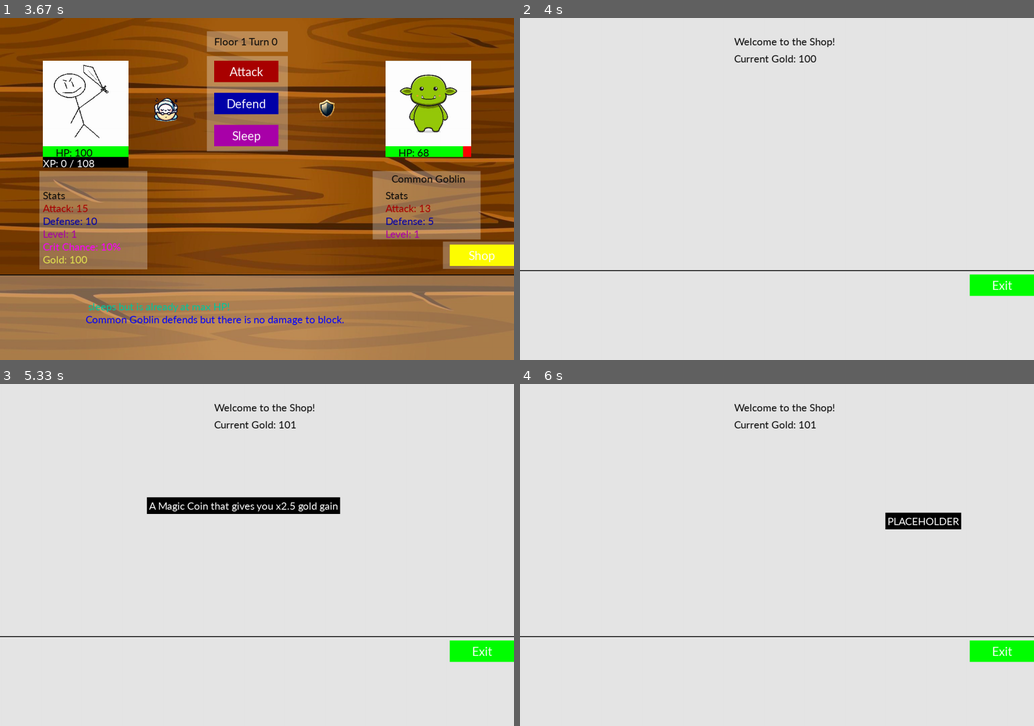
Above: before the commit, frames 1-4 (two rows, left to right).
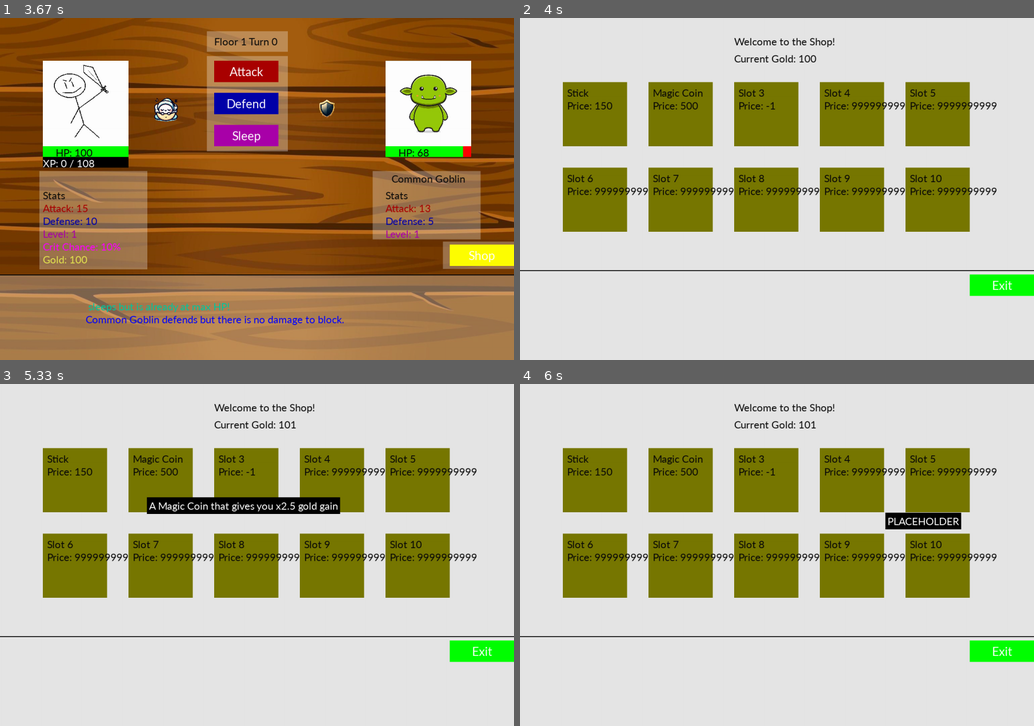
Above: after the commit, the same moments.

Repository: Krybto1/EBBS
Game: pygame game, started from pygame/pygame_ver.py
The game is run twice, just before and just after one commit, with the same random seed, the same clock (stepped at 60 frames per second) and the same inputs.
Inputs (mouse positions are in pixels of both pictures, inside the frame that each line leads up to):
- Up to frame 1 (3.67 s): click "Enter" at 0.38 s; click "Attack" at 0.72 s; click "Sleep" at 1.73 s; click "Common Goblin" at 2.05 s; click (241, 130) at 2.38 s; tap Space at 2.67 s; click (390, 158) at 3.05 s; click "HP: 68" at 3.38 s
- Up to frame 2 (4 s): click "Shop" at 3.72 s
- Up to frame 3 (5.33 s): click (246, 479) at 4.05 s, where only the run after the commit has a clickable "Slot 3"; click (102, 438) at 4.38 s; click (133, 616) at 4.72 s; click (143, 493) at 5.05 s
- Up to frame 4 (6 s): click (622, 681) at 5.38 s; click (884, 510) at 5.72 s

Frame 1 is identical in both runs. In frame 2, 24% of the frame differs, in the area x 8-93%, y 18-63%; in frame 3, 23%; in frame 4, 24%.

Commit message:
removed fix

Diff:
--- a/pygame/pygame_ver.py
+++ b/pygame/pygame_ver.py
@@ -90,8 +90,6 @@
 
 def enter_shop(screen, shop_screen, font, Knight1, Shop_Exit_Button):
     global shop_active, shop_items
-    # Draw background boxes for shop items
-    shop_item_objects = Classes.draw_shop_items(shop_screen, shop_items, font, (100, 150), (150, 150), 50)
     shop_active = True
     while shop_active:
         mouse_pos = pygame.mouse.get_pos()
@@ -112,6 +110,9 @@
         shop_screen.blit(font.render(f"Welcome to the Shop!", 1, (10, 10, 10)), (500, 40))
         shop_screen.blit(font.render(f"Current Gold: {Knight1.get_gold()}", 1, (10, 10, 10)), (500, 80))
         Shop_Exit_Button.draw(shop_screen)
+
+        # Draw background boxes for shop items
+        shop_item_objects = Classes.draw_shop_items(shop_screen, shop_items, font, (100, 150), (150, 150), 50)
 
         # Handle hover text
         Classes.handle_shop_hover(shop_item_objects, shop_screen, font, mouse_pos)
